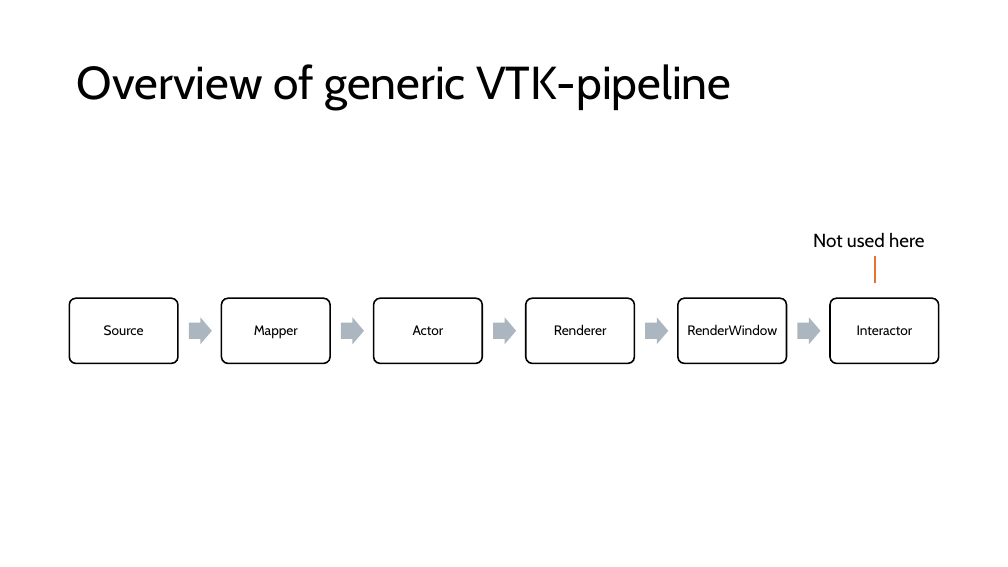
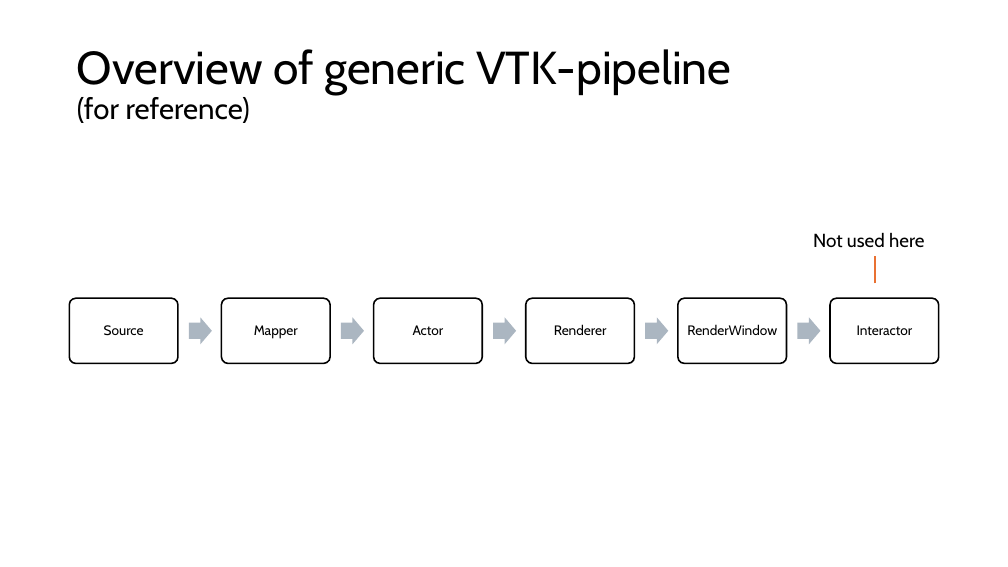
Before and after one commit to KoldskaalEng/autoScrutineer, a slide deck: slide 13 of introduction Auto-scrutineer.pptx (slide 12 before the commit). Drawn at 1008x567 pixels with LibreOffice and Linux fonts; fonts in the diff are those of the drawing. Boxes give left, top, right and bottom in pixels: in the first picture for what was removed or moved away, otherwise in the second. Text is boxed around its words. In the diff, an @@ line names an element or a change of style, - is before the commit and + after.

```diff
--- a/introduction Auto-scrutineer.pptx
+++ b/introduction Auto-scrutineer.pptx
@@ title at [77, 49, 731, 123]: text changed @@
-Overview of generic VTK-pipeline
+Overview of generic VTK-pipeline
+(for reference)
```
Also in this commit, not shown: 11 other slides changed, 1 slide added, 42 other files.
